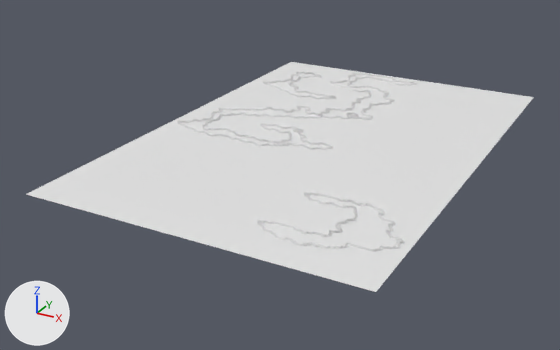
One commit to the OBJ model JanusVR/Rooms/EarthBound/CotP/0.obj: the scene before it, then after it.
Both versions are drawn from a camera (50 mm lens) standing at (239.0, -450.0, 140.0) and looking at (66.0, -136.0, -17.0). The lights are fixed; the arrows at lower left show +X, +Y and +Z. Where no turn or scale is listed for an object, it has been applied to the vertices.

Script lines for the objects in view, before the commit:
```python
me_0 = bpy.data.meshes.new('0')
me_0.from_pydata(...)  # 2828 vertices, 2826 faces; spans x 0.0..160.0, y -240.0..0.0, z 0.0..1.0
ob_0 = bpy.data.objects.new('0', me_0)
ob_0.location = (0.0, 0.0, 0.0)
```
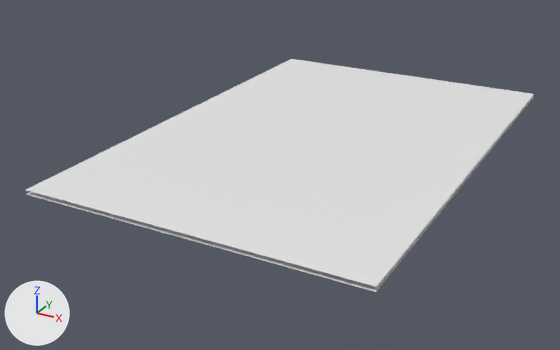
Boxes [x1, y1, x2, y2] around the edits, measured in the pictures (560 x 350 px):
'0', reshaped: before [26, 62, 534, 292]; after [26, 59, 534, 292]
part 1 of me_0, added: after [26, 59, 534, 287]

Edits to the bpy script that builds the scene:
```text
Change me_0:
    where me_0.from_pydata(...)  # 2828 vertices, 2826 faces; spans x 0.0..160.0, y -240.0..0.0, z 0.0..1.0
    used by ob_0; location = (0.0, 0.0, 0.0)
    me_0 part 1: the loose piece of 4 vertices spanning x 0.0..160.0, y -240.0..0.0, z 0.0 is copied, and the copy is moved by (0.0, 0.0, 2.0); it spans x 0.0..160.0, y -240.0..0.0, z 2.0
```
